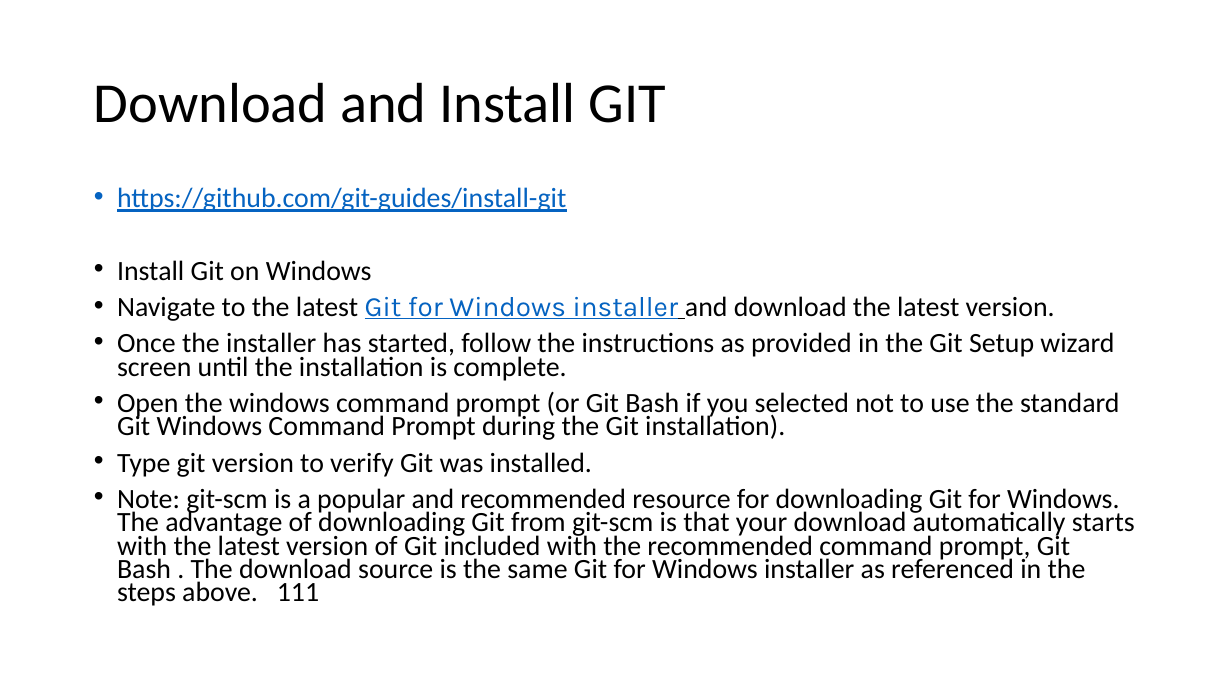
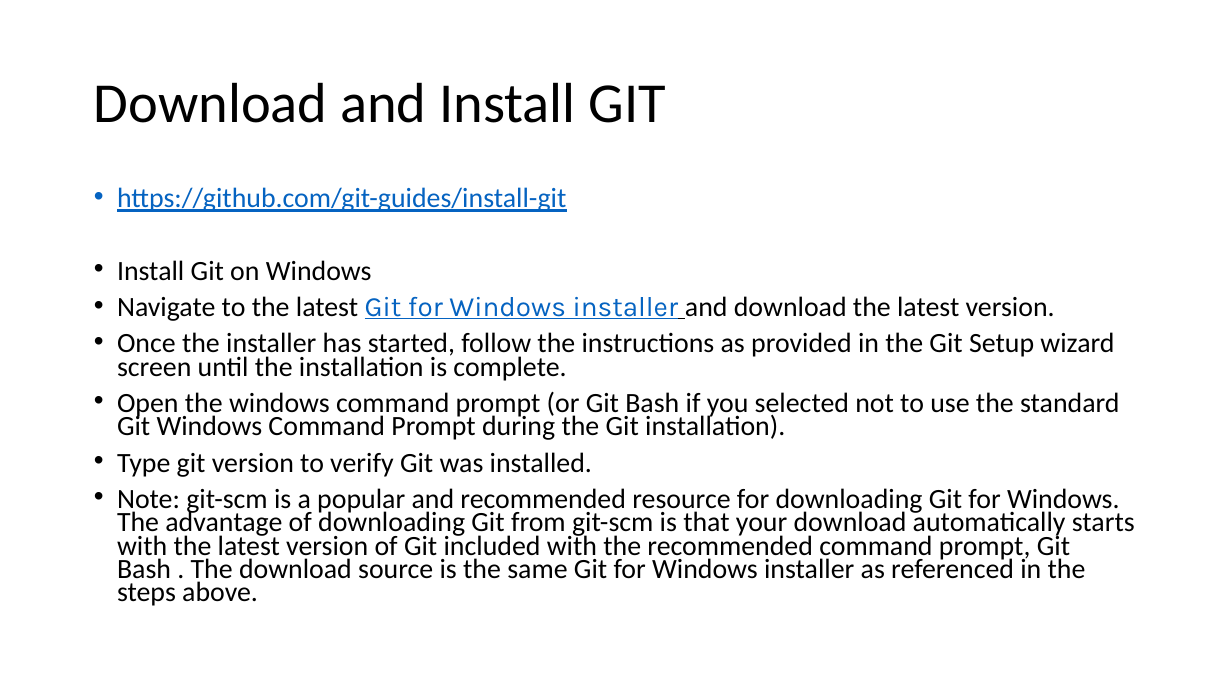
Before and after one commit to mmoro75/TrainingPython, a slide deck: slide 5 of GIT_Presentation.pptx. Drawn at 1232x693 pixels with LibreOffice and Linux fonts; fonts in the diff are those of the drawing. Boxes give left, top, right and bottom in pixels: in the first picture for what was removed or moved away, otherwise in the second. Text is boxed around its words. In the diff, an @@ line names an element or a change of style, - is before the commit and + after.

```diff
--- a/GIT_Presentation.pptx
+++ b/GIT_Presentation.pptx
@@ text at (117,488,1135,606): text changed @@
-• Note: git-scm is a popular and recommended resource for downloading Git for Windows. The advantage of downloading Git from git-scm is that your download automatically starts with the latest version of Git included with the recommended command prompt, Git Bash . The download source is the same Git for Windows installer as referenced in the steps above. 111
+• Note: git-scm is a popular and recommended resource for downloading Git for Windows. The advantage of downloading Git from git-scm is that your download automatically starts with the latest version of Git included with the recommended command prompt, Git Bash . The download source is the same Git for Windows installer as referenced in the steps above.
```
Also in this commit, not shown: 5 slides added, 1 other file.
